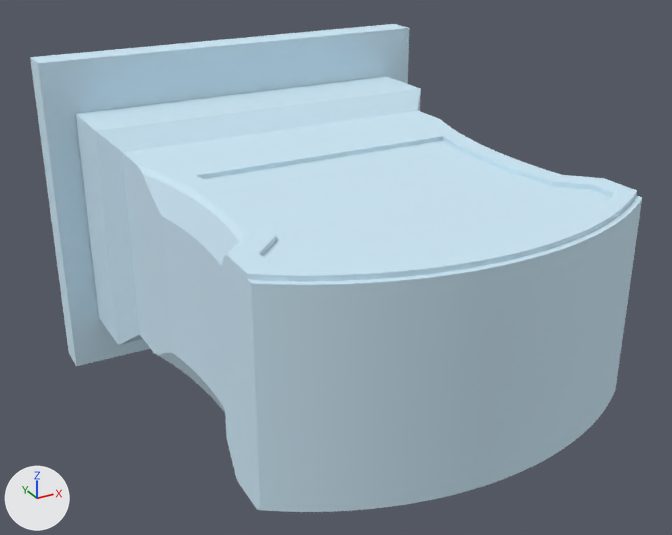
The FBX model Unity Project/Giroux-CAP6117-SANC - crown/Assets/Models/LOD Headstones/PA-86-F.fbx, before and after one commit.
Both versions are drawn from a camera (50 mm lens) standing at (-0.481, -1.171, 0.423) and looking at (-0.006, -0.307, -0.009). The lights are fixed; the arrows at lower left show +X, +Y and +Z. The older version comes first. Objects named as collision shapes, trigger or cutter boxes, shadow casters or lower levels of detail are left out. Where no turn or scale is listed for an object, it has been applied to the vertices.

Names of what the first picture shows: 'PA-86-F_LOD0'.
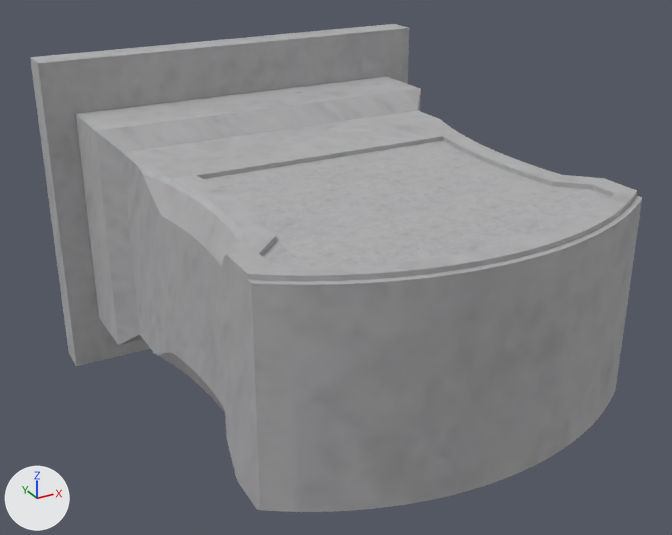
Where the change shows, as pixel boxes (x1, y1, x2, y2) in the pictures (672 x 535 px):
'PA-86-F_LOD0', recoloured (blue to grey)
    both: (30, 24, 642, 512)

The change, as a list of edits to the scene's bpy script:
```text
Add img_a_86_f_png:
    img_a_86_f_png = load_image('A-86-F.png', '../../Materials/LOD Headstone Mats/A-86-F.png', 1024, 1024, 'sRGB')
Add mat_0_615686_0_811765_0_929412_0_000000_0_140:
    mat_0_615686_0_811765_0_929412_0_000000_0_140 = principled_material('0.615686_0.811765_0.929412_0.000000_0.140')
    mat_0_615686_0_811765_0_929412_0_000000_0_140.texture = img_a_86_f_png
    mat_0_615686_0_811765_0_929412_0_000000_0_140.roughness = 0.859
Change me_mesh45:
    where me_mesh45.from_pydata(...)  # 860 vertices, 1716 faces; spans x -0.259..0.259, y -0.612..0.0, z -0.203..0.203
    remove me_mesh45.materials.append(mat_0_615686_0_811765_0_929412_0_000000_0_000000)  # blue #cee9f7
    add me_mesh45.materials.append(mat_0_615686_0_811765_0_929412_0_000000_0_140)  # picture img_a_86_f_png
```
